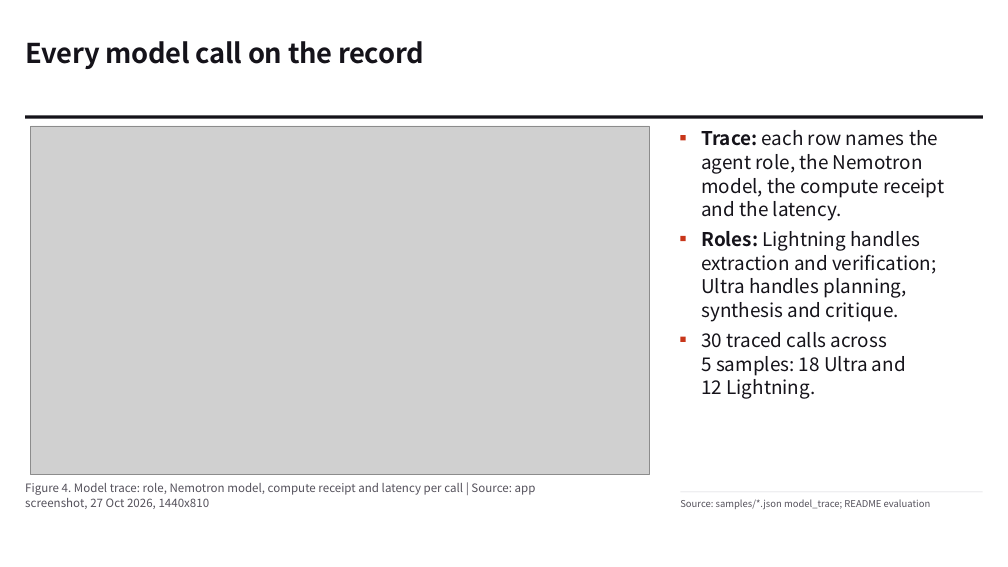
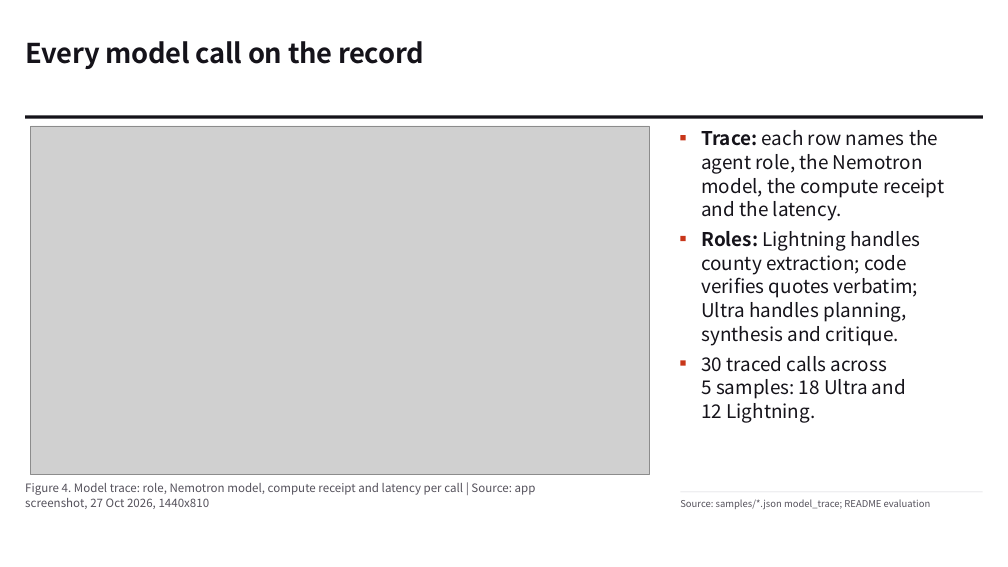
Before and after one commit to wjgoarxiv/sitewhy, a slide deck: slide 12 of submission/deck/sitewhy-deck.pptx. Drawn at 1008x567 pixels with LibreOffice and Linux fonts; fonts in the diff are those of the drawing; grey boxes stand for pictures. Boxes give left, top, right and bottom in pixels: in the first picture for what was removed or moved away, otherwise in the second. Text is boxed around its words. In the diff, an @@ line names an element or a change of style, - is before the commit and + after.

```diff
--- a/submission/deck/sitewhy-deck.pptx
+++ b/submission/deck/sitewhy-deck.pptx
@@ text at (x1=701, y1=250, x2=918, y2=298): text changed @@
-extraction and verification;
+county extraction; code
+verifies quotes verbatim;
@@ text "30 traced calls across" moved from (x1=701, y1=332, x2=906, y2=399) to (x1=701, y1=356, x2=906, y2=423) @@
@@ rectangle moved from (x1=681, y1=337, x2=686, y2=342) to (x1=681, y1=361, x2=686, y2=366) @@
```
Also in this commit, not shown: 5 other slides changed, 2 other files.
